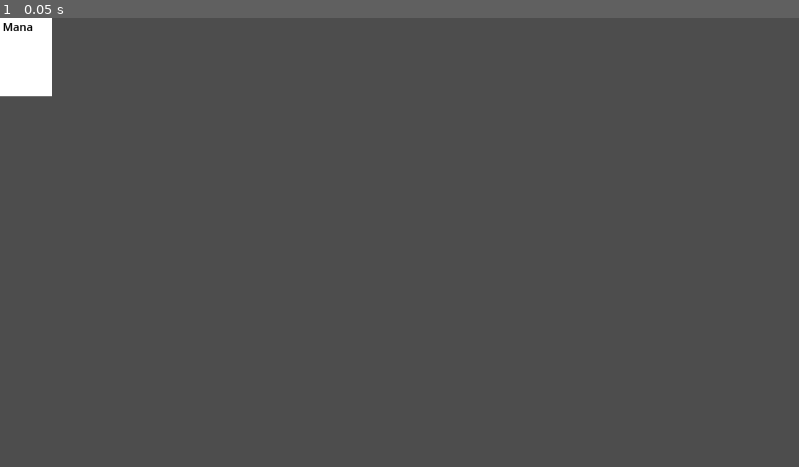
Above: before the commit, frame 1.
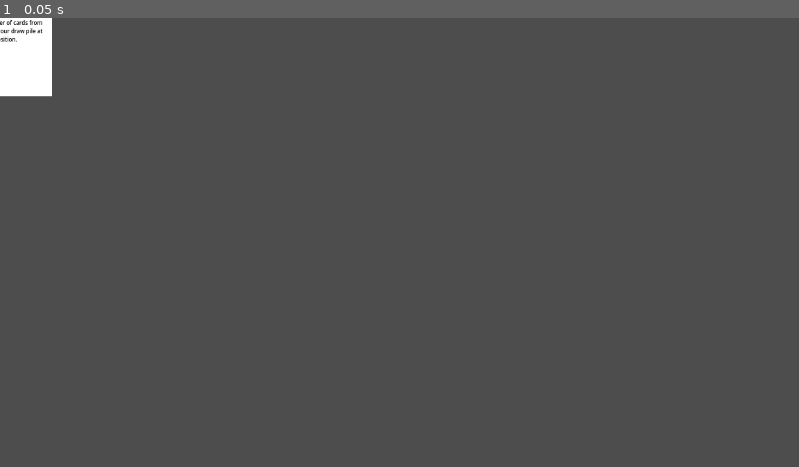
Above: after the commit, the same moment.

Repository: Slaith12/Card-Game
Game: Godot game, scene res://card.tscn
Same seed, same stepped clock (60 frames per second), same inputs: the game is played once before the commit and once after it. The project has no main scene, so this scene is started directly.
Inputs:
- Up to frame 1 (0.05 s): no input

The runs differ from the first frame. In frame 1, 0.1% of the frame differs, in the area x 0-6%, y 0-6%.

Commit message:
Began implementation of trial cards

Diff:
--- a/Cards/Forced Kindness.tres
+++ b/Cards/Forced Kindness.tres
@@ -5,6 +5,6 @@
 [resource]
 script = ExtResource("1_38ud0")
 title = "Forced Kindness"
-description = "Opponent discards all but one card in your hand. Opponent gets every card in your hand (except this one)."
+description = "Opponent discards all but one card from their hand. Opponent gets every card in your hand (except this one)."
 flavorText = "Here, have a gift, I insist."
 cost = 5
--- a/Cards/Reset.tres
+++ b/Cards/Reset.tres
@@ -5,6 +5,6 @@
 [resource]
 script = ExtResource("1_minn8")
 title = "Reset"
-description = "Shuffle both players' discard pile into their draw pile."
+description = "Shuffle target player's discard pile into their draw pile."
 flavorText = ""
-cost = 3
+cost = 5
--- a/Cards/Stash.tres
+++ b/Cards/Stash.tres
@@ -5,6 +5,6 @@
 [resource]
 script = ExtResource("1_0abo8")
 title = "Stash"
-description = "Move any number of cards from your hand to your draw pile at any position."
+description = "Move any number of cards from your hand into your draw pile at any position."
 flavorText = ""
 cost = 3
--- /dev/null
+++ b/Cards/Stone (Placeholder).tres
@@ -0,0 +1,11 @@
+[gd_resource type="Resource" script_class="CardData" load_steps=2 format=3 uid="uid://c83j72u3a7pv0"]
+
+[ext_resource type="Script" path="res://CardData.gd" id="1_qocvo"]
+
+[resource]
+script = ExtResource("1_qocvo")
+title = "Placeholder Stone"
+description = "[b]Stone[/b]
+If you have 6 stones in hand, you win the game."
+flavorText = ""
+cost = 0
--- a/Main Game.gd
+++ b/Main Game.gd
@@ -10,8 +10,8 @@
 
 var specialPile : Array[int]
 
-func pile(index):
-	match pile:
+func piles(index):
+	match index:
 		0: return p1Hand
 		1: return p2Hand
 		2: return p1Deck
@@ -19,16 +19,23 @@
 		4: return p1Discard
 		5: return p2Discard
 		6: return specialPile
-		_: printerr("Tried to access invalid pile. Index ", index)
-
+		_: printerr("Tried to access invalid piles. Index ", index)
 
 @export var cards : Array[CardData]
 
 var activeCard : int
 var activePlayer : int
+var inactivePlayer:
+	get: return activePlayer ^ 1
 var cardStep : int
 var currentAction : int
-enum Actions {WaitForAnim = 0, SelectP1Hand = 1, SelectP2Hand = 2, SelectP1Deck = 4, SelectP2Deck = 8, SelectP1Discard = 16, SelectP2Discard = 32, SelectSpecial = 64}
+var currentTurn : int
+var currentEnergy : int
+var multiSelectLimit : int
+enum {WaitForAnim = 0, SelectP1Hand = 1, SelectP2Hand = 2, SelectP1Deck = 4, SelectP2Deck = 8, SelectP1Discard = 16, SelectP2Discard = 32, SelectSpecial = 64, MultiSelect = 128}
+func select(index, multi = false):
+	return (1 << index) + (MultiSelect if multi else 0)
+enum {HAND = 0, DECK = 2, DISCARD = 4, SPECIAL = 6}
 
 # Called when the node enters the scene tree for the first time.
 func _ready():
@@ -52,49 +59,185 @@
 			p1Deck.append(i)
 		else:
 			p2Deck.append(i)
-	Shuffle(p1Deck)
-	Shuffle(p2Deck)
+	p1Deck.shuffle()
+	p2Deck.shuffle()
 	P1Draw(6)
 	P2Draw(6)
 
 	activePlayer = 1
 	activeCard = -1
-
-	pass # Replace with function body.
-
-func ProcessCard(selectedCard = null):
+	currentTurn = 0
+	BeginNewTurn()
+	currentAction = SelectP1Hand
+
+func BeginNewTurn():
+	activePlayer = inactivePlayer
+	if(activePlayer == 0):
+		currentTurn += 1
+	currentEnergy = currentTurn
+
+func UpdateCardDisplay():
+	pass
+
+func EndCardAction(discard := true):
+	if discard:
+		piles(DISCARD + activePlayer).append(activeCard)
+	activeCard = -1
+	if(p1Hand.size() < 6):
+		P1Draw(6 - p1Hand.size())
+	if(p2Hand.size() < 6):
+		P2Draw(6 - p2Hand.size())
+	if(currentEnergy <= 0):
+		BeginNewTurn()
+	currentAction = select(HAND + activePlayer)
+	UpdateCardDisplay()
+
+func ProcessCard(selectIndex): # selectIndex is an int for single selections, and an int array for multi-selections
 	match activeCard:
-		0:
-			pass
-		1:
-			pass
-		2:
-			pass
-		3:
-			pass
-		4:
-			pass
-		5:
-			pass
-		6:
-			pass
-		7:
-			pass
-		8:
-			pass
-		9:
-			pass
-		10:
-			pass
-		11:
-			pass
-		12:
-			pass
-		13:
-			pass
-		14:
-			pass
-		15:
+		-1: # None
+			var playerHand = piles(HAND + activePlayer)
+			var cardID = playerHand[selectIndex]
+			var cardData = cards[cardID]
+			if(cardData.cost > currentEnergy):
+				return
+
+			playerHand.remove_at(selectIndex)
+			activeCard = cardID
+			cardStep = 0
+			currentAction = WaitForAnim
+			currentEnergy -= cardData.cost
+
+		0: #One with Nothing
+			piles(DISCARD + activePlayer).append_array(piles(HAND + activePlayer))
+			piles(HAND + activePlayer).clear()
+			EndCardAction()
+		1: #Swap
+			match cardStep:
+				0:
+					currentAction = select(HAND + inactivePlayer)
+					cardStep = 1
+				1:
+					var swappedCard = piles(HAND + inactivePlayer)[selectIndex]
+					piles(HAND+inactivePlayer).remove_at(selectIndex)
+
+					piles(HAND+activePlayer).append(swappedCard)
+					piles(HAND+inactivePlayer).append(activeCard)
+					EndCardAction()
+		2, 3: #Stash
+			match cardStep:
+				0:
+					currentAction = select(HAND + activePlayer, true)
+					multiSelectLimit = 0
+					cardStep = 1
+				1:
+					specialPile.clear()
+					for i in selectIndex:
+						specialPile.append(piles(HAND+activePlayer)[i])
+					for i in selectIndex: # only remove cards from hand after transferring ALL of them to the special pile
+						piles(HAND+activePlayer).remove_at(i)
+					currentAction = select(SPECIAL, true)
+					# put up ui for inserting cards into deck
+					cardStep = 2
+				2:
+					# specialPile contains all of the cards to be inserted, selectIndex contains the positions to insert them
+					# cards later in the special pile can sometimes "push back" cards earlier in the pile; keep this in mind when constructing select indices
+					for i in range(specialPile.size()):
+						var pos = selectIndex[i]
+						var card = specialPile[i]
+						piles(DECK+activePlayer).insert(pos, card)
+					EndCardAction()
+		4: #Snoop
+			match cardStep:
+				0:
+					currentAction = SelectP1Deck | SelectP2Deck | MultiSelect
+					multiSelectLimit = 4
+					cardStep = 1
+				1:
+					#reveal cards
+					currentAction = WaitForAnim
+					cardStep = 2
+				2:
+					EndCardAction()
+		5: #Reset
+			match cardStep:
+				0:
+					#Show "Choose Player" dialog
+					currentAction = select(SPECIAL)
+					cardStep = 1
+				1:
+					piles(DECK+selectIndex).append_array(piles(DISCARD+selectIndex))
+					piles(DISCARD+selectIndex).clear()
+					piles(DECK+selectIndex).shuffle()
+					EndCardAction()
+
+		6: #Sleight of Hand
+			match cardStep:
+				0:
+					var deck = piles(DECK+inactivePlayer)
+					specialPile.clear()
+					specialPile.append_array(deck.slice(0,3))
+					deck.assign(deck.slice(3))
+					#Show "Insert into deck" dialog [identical to Stash]
+					currentAction = select(SPECIAL, true)
+					cardStep = 1
+				1:
+					for i in range(specialPile.size()):
+						var pos = selectIndex[i]
+						var card = specialPile[i]
+						piles(DECK+inactivePlayer).insert(pos, card)
+					EndCardAction()
+
+		7, 8: #Trash Bandit
+			match cardStep:
+				0:
+					currentAction = SelectP1Discard | SelectP2Discard
+					cardStep = 1
+				1:
+					if selectIndex < p1Discard.size():
+						piles(HAND+activePlayer).append(p1Discard[selectIndex])
+						p1Discard.remove_at(selectIndex)
+					else:
+						selectIndex -= p1Discard.size()
+						piles(HAND+activePlayer).append(p2Discard[selectIndex])
+						p2Discard.remove_at(selectIndex)
+					EndCardAction()
+		9: #Forced Kindness
+			match cardStep:
+				0:
+					activePlayer = inactivePlayer
+					currentAction = select(HAND + activePlayer)
+					cardStep = 1
+				1:
+					var targetHand = piles(HAND+activePlayer)
+					for i in range(6):
+						if i != selectIndex:
+							piles(DISCARD+activePlayer).append(targetHand[i])
+					targetHand.assign([targetHand[selectIndex]])
+					targetHand.append_array(piles(HAND+inactivePlayer))
+					piles(HAND+inactivePlayer).clear()
+					activePlayer = inactivePlayer
+					EndCardAction()
+		10, 11: #Purchase
+			pass
+		12: #Painted Rock
+			pass
+		13: #Sharing is Caring
+			pass
+		14: #I Earned This
+			match cardStep:
+				0:
+					currentAction = SelectP1Deck | SelectP2Deck
+					cardStep = 1
+				1:
+					if selectIndex < p1Deck.size():
+						piles(HAND+activePlayer).append(p1Deck[selectIndex])
+						p1Deck.remove_at(selectIndex)
+					else:
+						selectIndex -= p1Deck.size()
+						piles(HAND+activePlayer).append(p2Deck[selectIndex])
+						p2Deck.remove_at(selectIndex)
+					EndCardAction()
+		15: #Recycle
 			pass
 		16:
 			pass
@@ -136,14 +279,6 @@
 			pass
 		35:
 			pass
-
-func Shuffle(arr : Array[int]):
-	var elements := arr.duplicate()
-	arr.clear()
-	while elements.size() > 0:
-		var index = randi_range(0, elements.size() - 1)
-		arr.append(elements[index])
-		elements.remove_at(index)
 
 func P1Draw(num = 1, toHand = true):
 	var cards = []
@@ -152,7 +287,7 @@
 		if(p1Deck.size() == 0):
 			p1Deck = p1Discard.duplicate()
 			p1Discard.clear()
-			Shuffle(p1Deck)
+			p1Deck.shuffle()
 
 		if(p1Deck.size() == 0): #if both the draw and discard piles were empty
 			cards.append_array(P2Draw(num-i, false))
@@ -171,7 +306,7 @@
 		if(p2Deck.size() == 0):
 			p2Deck = p2Discard.duplicate()
 			p2Discard.clear()
-			Shuffle(p2Deck)
+			p2Deck.shuffle()
 
 		if(p2Deck.size() == 0): #if both the draw and discard piles were empty
 			if p1Deck.size() == 0 and p1Discard.size() == 0: #prevent infinite loop
--- a/Main Game.tscn
+++ b/Main Game.tscn
@@ -1,6 +1,20 @@
-[gd_scene load_steps=2 format=3 uid="uid://s856tm2gy7i5"]
+[gd_scene load_steps=15 format=3 uid="uid://s856tm2gy7i5"]
 
 [ext_resource type="Script" path="res://Main Game.gd" id="1_jstw6"]
+[ext_resource type="Resource" uid="uid://bckv7go8atlr4" path="res://Cards/One With Nothing.tres" id="2_67l00"]
+[ext_resource type="Resource" uid="uid://b86chytg2atut" path="res://Cards/Swap.tres" id="3_hyovy"]
+[ext_resource type="Resource" uid="uid://cxir42sei1oe4" path="res://Cards/Stash.tres" id="4_sts6k"]
+[ext_resource type="Resource" uid="uid://dqa7rhirx2nij" path="res://Cards/Snoop.tres" id="5_ss3f3"]
+[ext_resource type="Resource" uid="uid://6bcuif7hq3b2" path="res://Cards/Reset.tres" id="6_i8uex"]
+[ext_resource type="Resource" uid="uid://0eolp6plrfv7" path="res://Cards/Sleight of Hand.tres" id="7_kqbcp"]
+[ext_resource type="Resource" uid="uid://08wtvre7m7pb" path="res://Cards/Trash Bandit.tres" id="8_3pi37"]
+[ext_resource type="Resource" uid="uid://5dramuyfy2rh" path="res://Cards/Forced Kindness.tres" id="9_xmydk"]
+[ext_resource type="Resource" uid="uid://b2c67sjq1x3b4" path="res://Cards/Purchase.tres" id="10_66emp"]
+[ext_resource type="Resource" uid="uid://lt8kqguah5n4" path="res://Cards/Painted Rock.tres" id="11_a4a6j"]
+[ext_resource type="Resource" uid="uid://c4gbry17mslh0" path="res://Cards/Sharing is Caring.tres" id="12_0mfdq"]
+[ext_resource type="Resource" uid="uid://ccyfn7o7kd4sl" path="res://Cards/I Earned This.tres" id="13_37xhj"]
+[ext_resource type="Resource" uid="uid://blpmm732mvf5q" path="res://Cards/Recycle.tres" id="14_fmo71"]
 
 [node name="Main Game" type="Node2D"]
 script = ExtResource("1_jstw6")
+cards = Array[Resource("res://CardData.gd")]([ExtResource("2_67l00"), ExtResource("3_hyovy"), ExtResource("4_sts6k"), ExtResource("4_sts6k"), ExtResource("5_ss3f3"), ExtResource("6_i8uex"), ExtResource("7_kqbcp"), ExtResource("8_3pi37"), ExtResource("8_3pi37"), ExtResource("9_xmydk"), ExtResource("10_66emp"), ExtResource("10_66emp"), ExtResource("11_a4a6j"), ExtResource("12_0mfdq"), ExtResource("13_37xhj"), ExtResource("14_fmo71"), null, null, null, null])
--- a/card.gd
+++ b/card.gd
@@ -18,7 +18,8 @@
 func _process(delta):
 	if not title:
 		_ready()
-	SetData(data)
+	if data:
+		SetData(data)
 
 func SetData(cardData : CardData):
 	if cardData.customFrame:
--- a/card.tscn
+++ b/card.tscn
@@ -2,13 +2,13 @@
 
 [ext_resource type="Theme" uid="uid://cl8ov2hbps5vg" path="res://card_text_theme.tres" id="1_7ejxs"]
 [ext_resource type="Script" path="res://card.gd" id="1_nrgar"]
-[ext_resource type="Resource" uid="uid://cyjg4y30tim1p" path="res://Template Card.tres" id="2_8buhp"]
+[ext_resource type="Resource" uid="uid://cxir42sei1oe4" path="res://Cards/Stash.tres" id="2_4d04q"]
 
 [sub_resource type="CanvasTexture" id="CanvasTexture_isw6p"]
 
 [node name="Card" type="Node2D"]
 script = ExtResource("1_nrgar")
-data = ExtResource("2_8buhp")
+data = ExtResource("2_4d04q")
 
 [node name="Frame" type="TextureRect" parent="."]
 anchors_preset = 8
@@ -35,7 +35,7 @@
 offset_bottom = 36.0
 grow_horizontal = 2
 theme = ExtResource("1_7ejxs")
-text = "Hello World"
+text = "Stash"
 horizontal_alignment = 1
 
 [node name="Description" type="RichTextLabel" parent="Frame"]
@@ -50,6 +50,8 @@
 grow_horizontal = 2
 grow_vertical = 0
 theme = ExtResource("1_7ejxs")
+theme_override_font_sizes/normal_font_size = 8
+theme_override_font_sizes/bold_font_size = 8
 bbcode_enabled = true
-text = "[center]Gain 1 Mana"
+text = "[center]Move any number of cards from your hand into your draw pile at any position."
 scroll_active = false
